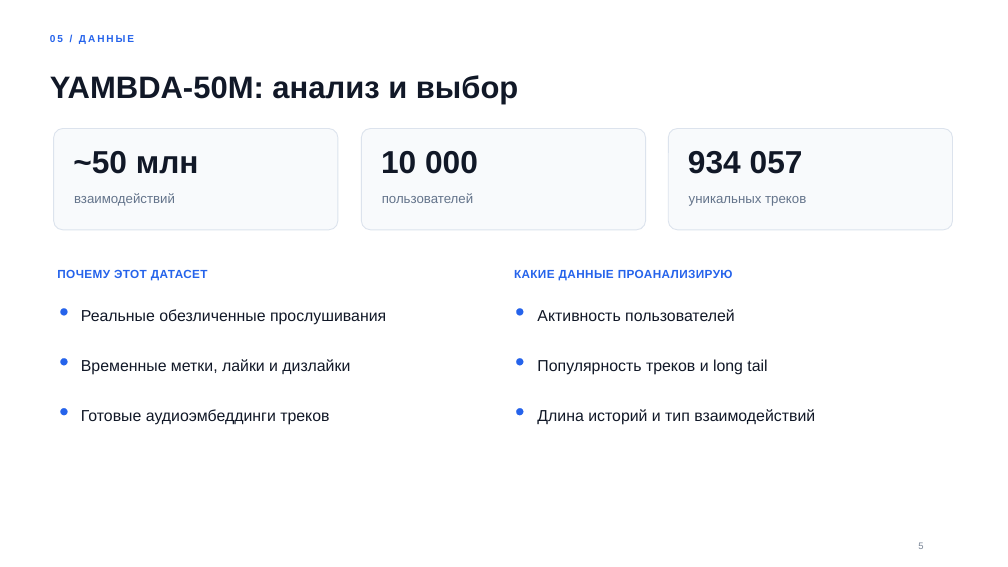
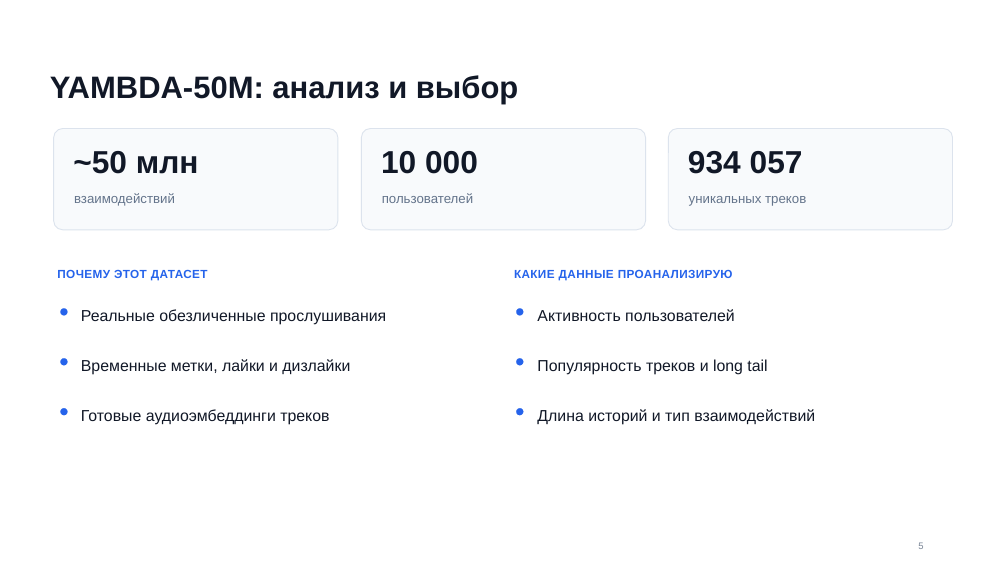
Before and after one commit to wissspik/cursovai_for_my, a slide deck: slide 5 of TwoTower_YAMBDA_fixed.pptx. Drawn at 1008x567 pixels with LibreOffice and Linux fonts; fonts in the diff are those of the drawing. Boxes give left, top, right and bottom in pixels: in the first picture for what was removed or moved away, otherwise in the second. Text is boxed around its words. In the diff, an @@ line names an element or a change of style, - is before the commit and + after.

```diff
--- a/TwoTower_YAMBDA_fixed.pptx
+++ b/TwoTower_YAMBDA_fixed.pptx
@@ text removed at box(50, 35, 134, 44) @@
-05 / ДАННЫЕ
```
Also in this commit, not shown: 4 other slides changed, 1 slide added, 1 slide removed.
